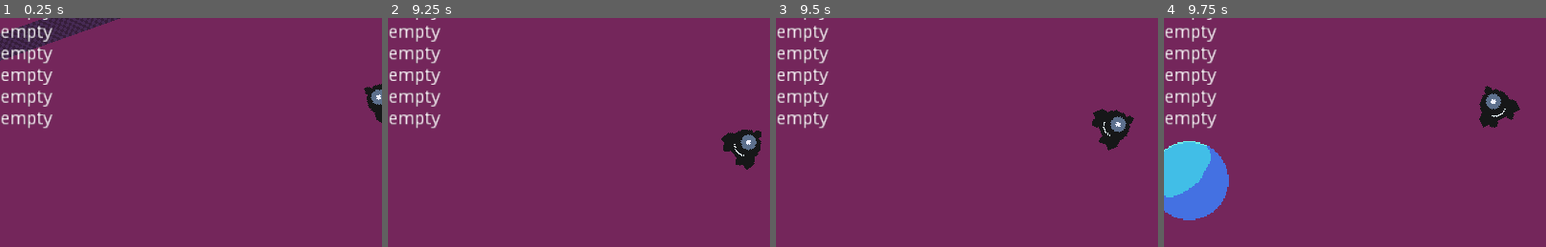
Above: before the commit, frames 1-4 (left to right).
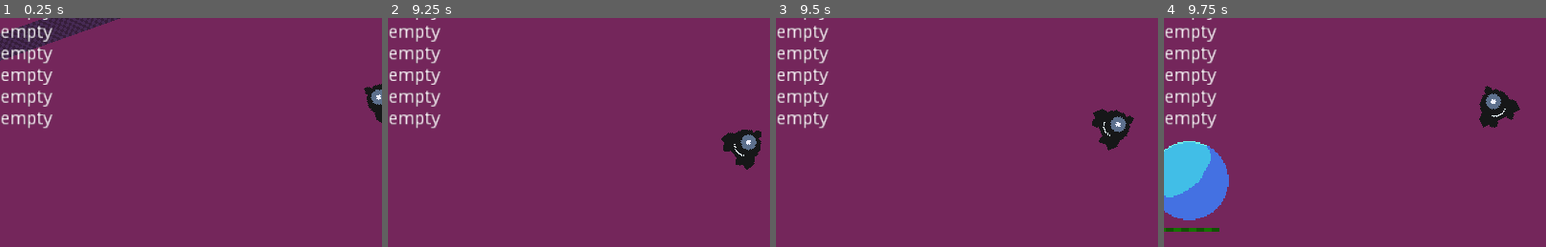
Above: after the commit, the same moments.

Repository: mrbenshef/CellDefence
Game: Godot game, scene res://World.tscn
Same seed, same stepped clock (60 frames per second), same inputs: the game is played once before the commit and once after it.
Inputs (mouse positions are % of the whole screen's width and height, from its top left):
- Up to frame 1 (0.25 s): no input
- Up to frame 2 (9.25 s): tap Enter at 0.5 s; move the mouse to (45, 70) at 0.52 s; hold W (up) 0.53-2.03 s; tap E (interact) every 1.5 s from 0.6 to 8.1 s; move the mouse to (80, 65) at 1.27 s; click (80, 65) at 1.35 s; move the mouse to (20, 35) at 2.02 s; hold A (left) 2.03-3.53 s; move the mouse to (55, 50) at 2.77 s; click (55, 50) at 2.85 s; move the mouse to (35, 25) at 3.52 s; hold S (down) 3.53-4.28 s; move the mouse to (72, 45) at 4.27 s; hold D (right) 4.28-5.03 s; click (72, 45) at 4.35 s; move the mouse to (30, 55) at 5.02 s; hold W (up) 5.03-5.78 s; move the mouse to (60, 28) at 5.77 s; hold D (right) 5.78-8.03 s; click (60, 28) at 5.85 s; move the mouse to (45, 70) at 6.52 s; move the mouse to (80, 65) at 7.27 s; click (80, 65) at 7.35 s; move the mouse to (20, 35) at 8.02 s; hold S (down) 8.03-8.78 s; move the mouse to (55, 50) at 8.77 s; hold A (left) from 8.78 s (still down); click (55, 50) at 8.85 s
- Up to frame 3 (9.5 s): keep holding A (left)
- Up to frame 4 (9.75 s): move the mouse to (35, 25) at 9.52 s; release A (left) at 9.53 s; hold W (up) from 9.53 s (still down); tap E (interact) at 9.6 s
The pictures show only the part of the screen within x 0-50%, y 32-82%; the shares and areas given below are measured in that part.

Frames 1-3 are identical in both runs. In frame 4, 0.2% of the frame differs, in the area x 0-15%, y 91-94%.

Commit message:
feat: add health and collision to nucleaus

Diff:
--- a/Nucleaus.gd
+++ b/Nucleaus.gd
@@ -4,8 +4,13 @@
 
 var is_mouse_over: bool = false
 
+export (int) var MAX_HEALTH = 1000
+var health : int = MAX_HEALTH
+
 func _ready():
-	pass
+	add_to_group("damageable")
+	$HealthBar.set_max_health(MAX_HEALTH)
+	$HealthBar.set_health(health)
 
 func _process(delta):
 	if is_mouse_over && Input.is_action_just_pressed("interact"):
@@ -18,3 +23,9 @@
 func _on_Nucleaus_mouse_exited():
 	print("mouse exited nucleaus")
 	is_mouse_over = false
+
+func damage(amount):
+	health -= amount
+	if health <= 0:
+		queue_free()
+	$HealthBar.set_health(health)
--- a/Nucleaus.tscn
+++ b/Nucleaus.tscn
@@ -1,14 +1,15 @@
-[gd_scene load_steps=4 format=2]
+[gd_scene load_steps=5 format=2]
 
 [ext_resource path="res://assets/nucleaus.png" type="Texture" id=1]
 [ext_resource path="res://Nucleaus.gd" type="Script" id=2]
+[ext_resource path="res://HealthBar.tscn" type="PackedScene" id=3]
 
 [sub_resource type="CircleShape2D" id=1]
 radius = 31.2956
 
 [node name="Nucleaus" type="StaticBody2D"]
 input_pickable = true
-collision_layer = 16
+collision_layer = 48
 collision_mask = 0
 script = ExtResource( 2 )
 
@@ -18,5 +19,9 @@
 [node name="CollisionShape2D" type="CollisionShape2D" parent="."]
 position = Vector2( 0, -0.157776 )
 shape = SubResource( 1 )
+
+[node name="HealthBar" parent="." instance=ExtResource( 3 )]
+position = Vector2( -23.9475, 36.7924 )
+scale = Vector2( 2, 1 )
 [connection signal="mouse_entered" from="." to="." method="_on_Nucleaus_mouse_entered"]
 [connection signal="mouse_exited" from="." to="." method="_on_Nucleaus_mouse_exited"]
--- a/Turret.gd
+++ b/Turret.gd
@@ -9,7 +9,6 @@
 	add_to_group("damageable")
 	$HealthBar.set_max_health(MAX_HEALTH)
 	$HealthBar.set_health(health)
-	pass
 
 func _on_Cooldown_timeout():
 	var targets = $RangeArea2D.get_overlapping_bodies()
